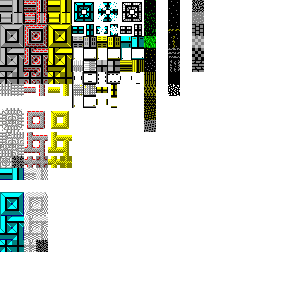
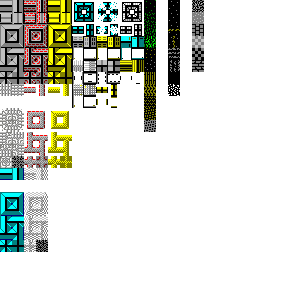
Layered file, before and after one edit (288x300). Changes by layer:
painted on "tiles" over left=144, top=16, right=156, bottom=71
